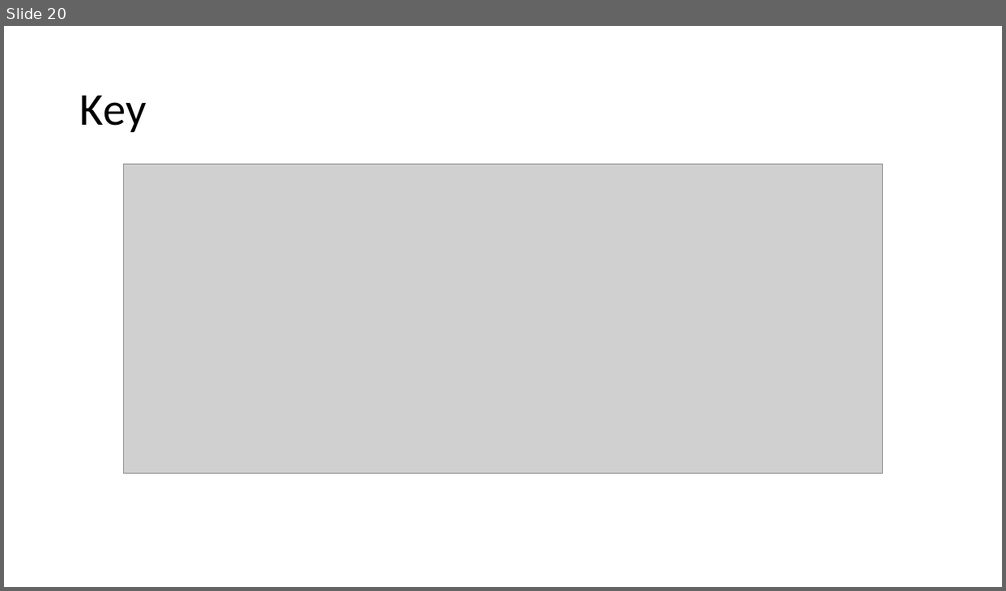
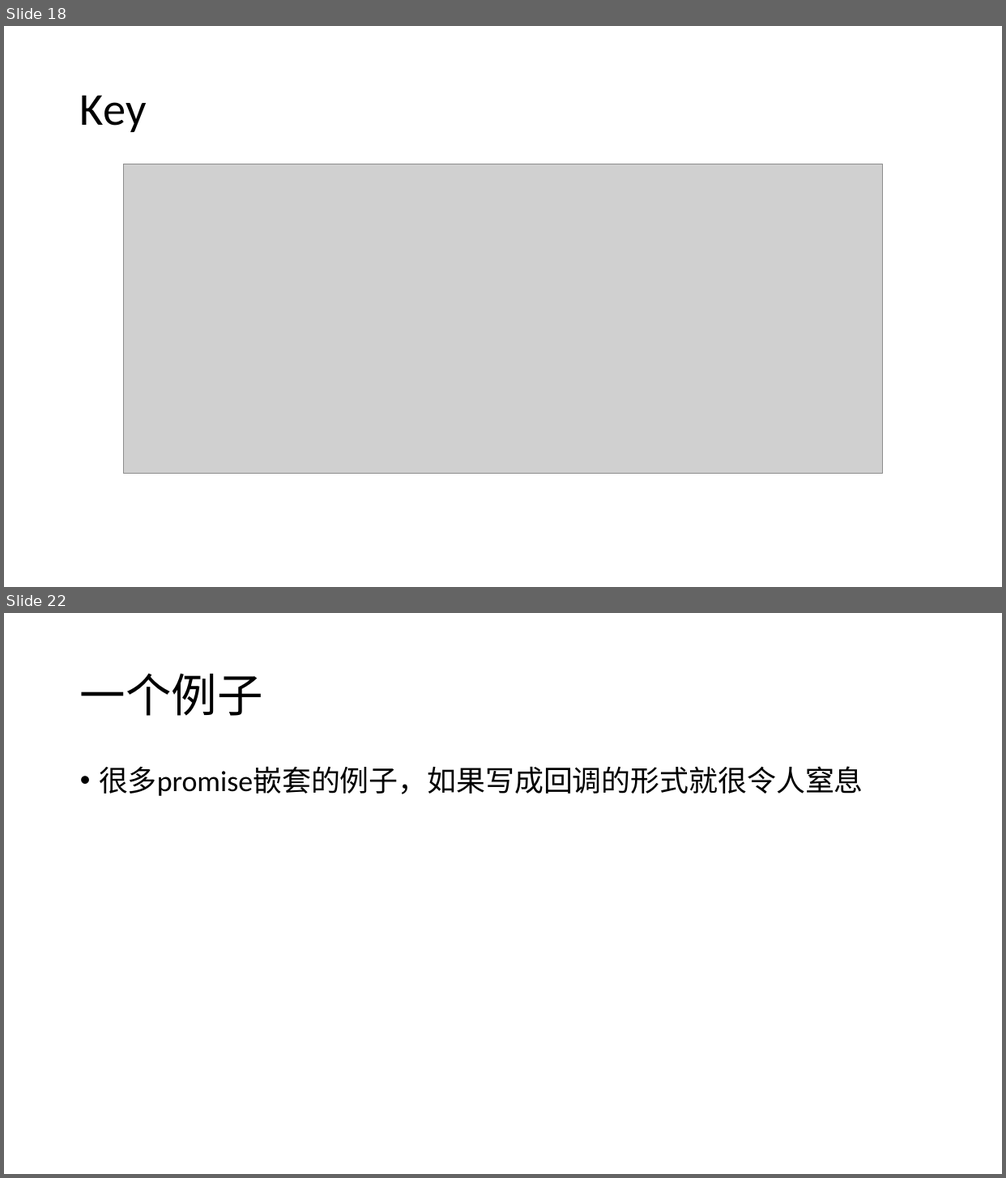
Before and after one commit to WHITE-ILMARE/Technique-Share, a slide deck: Deep Digging in Browser.pptx. Shown one above the other, each under a label of ours: slide 20 before the commit, slides 18 and 22 after it; the slides between them are not shown. The pictures are 1006x591 and 1006x1178 pixels, drawn with LibreOffice and Linux fonts; fonts in the diff are those of the drawing; grey boxes stand for pictures. Boxes give left, top, right and bottom in pixels: in the first picture for what was removed or moved away, otherwise in the second. Text is boxed around its words. In the diff, an @@ line names an element or a change of style, - is before the commit and + after.

```diff
--- a/Deep Digging in Browser.pptx
+++ b/Deep Digging in Browser.pptx
@@ slide 22 added at (x1=4, y1=613, x2=1002, y2=1174), background #FFFFFF @@
@@ title added at (x1=80, y1=673, x2=263, y2=716), 44 pt, text #000000 @@
+一个例子
@@ text added at (x1=99, y1=766, x2=863, y2=796), 28 pt, text #000000 @@
+• 很多promise嵌套的例子，如果写成回调的形式就很令人窒息
@@ what was slide 20 is now slide 18 @@
```
Also in this commit, not shown: 4 slides changed, 2 other slides added, 1 slide removed.
